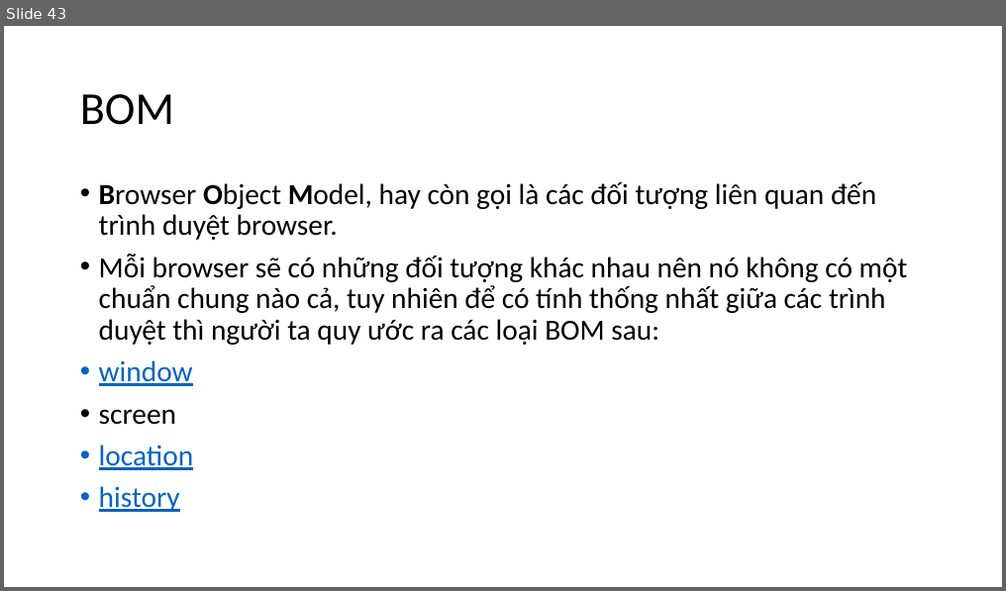
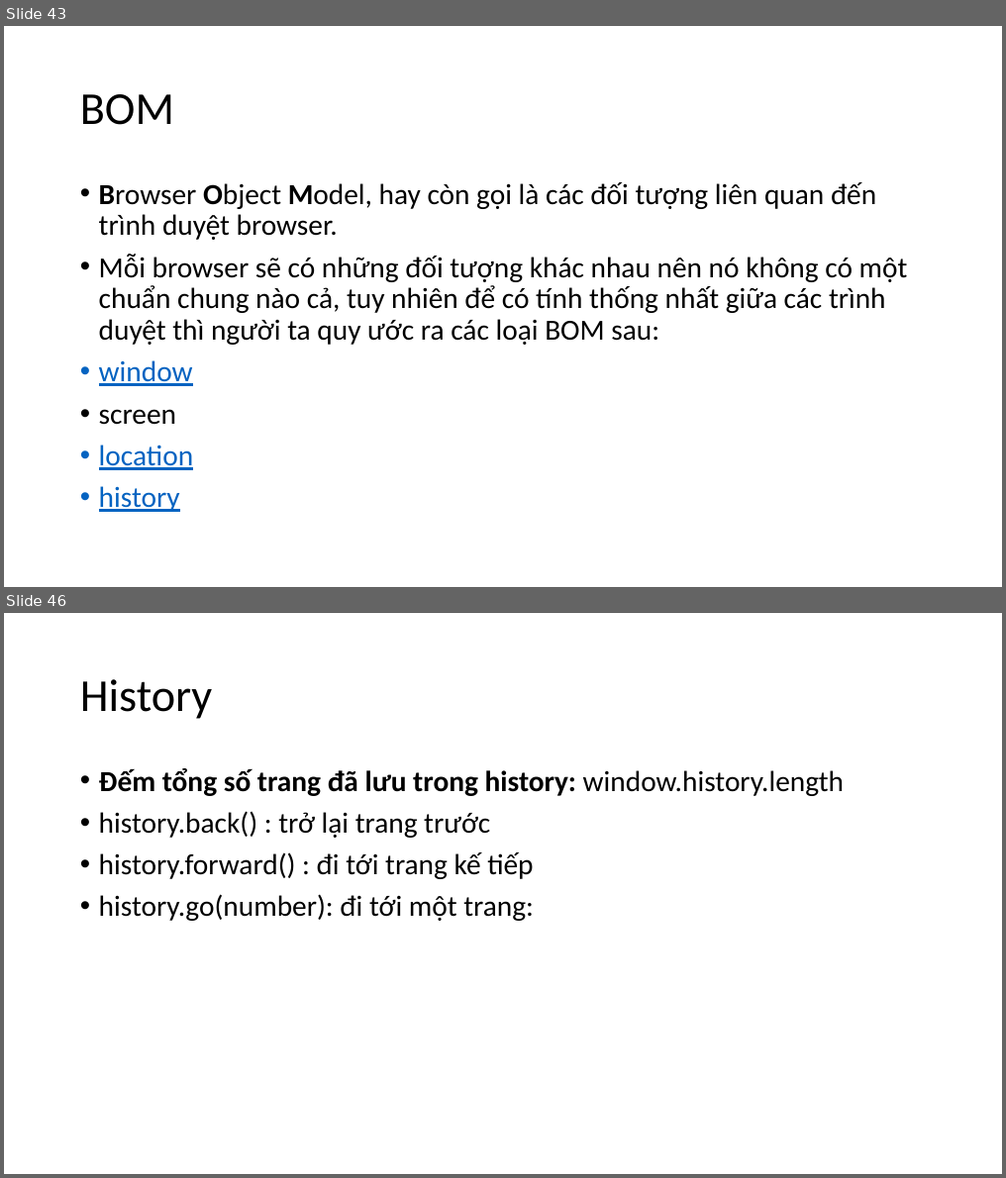
Before and after one commit to hoanghiep8921/ljava1909, a slide deck: slide/Java Script.pptx. Shown one above the other, each under a label of ours: slide 43 before the commit, slides 43 and 46 after it; the slides between them are not shown. The pictures are 1006x591 and 1006x1178 pixels, drawn with LibreOffice and Linux fonts; fonts in the diff are those of the drawing. Boxes give left, top, right and bottom in pixels: in the first picture for what was removed or moved away, otherwise in the second. Text is boxed around its words. In the diff, an @@ line names an element or a change of style, - is before the commit and + after.

```diff
--- a/slide/Java Script.pptx
+++ b/slide/Java Script.pptx
@@ slide 46 added at (4,613,1002,1174), background #FFFFFF @@
@@ title added at (80,679,212,719), 44 pt, text #000000 @@
+History
@@ text added at (99,768,844,921), 28 pt, text #000000 @@
+• Đếm tổng số trang đã lưu trong history: window.history.length
+• history.back() : trở lại trang trước
+• history.forward() : đi tới trang kế tiếp
+• history.go(number): đi tới một trang:
```
Also in this commit, not shown: 6 other slides added, 3 other files.
